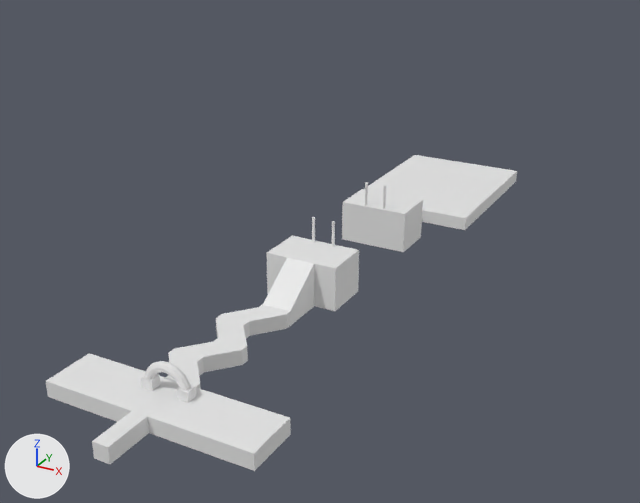
An edit to the glTF model shadowland.glb, drawn before and after from the same camera.
The view is the same before and after, from a 50 mm camera at (52.3, -52.5, 51.9) aimed at (-7.3, 55.9, -2.3). The lights are fixed; the arrows at lower left show +X, +Y and +Z. Where no turn or scale is listed for an object, it has been applied to the vertices.
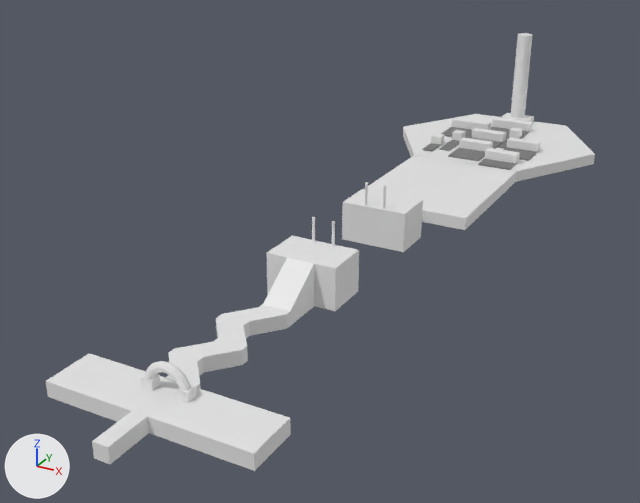
Changed parts and their boxes (x1, y1, x2, y2) in the pictures (640 x 503 px):
'Cylinder.004', added: after (403, 114, 595, 182)
'Cylinder.005', added: after (511, 33, 532, 118)
'Cube.012', added: after (485, 148, 520, 163)
'Cube.017', added: after (492, 117, 532, 131)
'Cube.023', added: after (507, 137, 541, 153)
'Cube.016', added: after (452, 117, 491, 130)
'Cube.022', added: after (472, 128, 506, 142)
'Cube.019', added: after (459, 137, 493, 151)
'Cube.010', added: after (448, 148, 485, 161)
'Cube.018', added: after (478, 159, 517, 170)
'Cube.011', added: after (504, 147, 537, 161)
'Cube.024', added: after (441, 127, 472, 138)
'Cube.009', added: after (431, 133, 445, 145)
'Cube.008', added: after (501, 113, 534, 123)
'Cube.026', added: after (491, 127, 530, 140)
'Cube.021', added: after (439, 140, 459, 151)
'Cube.015', added: after (509, 128, 522, 138)
'Cube.014', added: after (452, 130, 466, 141)
'Cube.020', added: after (423, 143, 442, 152)
'Cube.013', added: after (471, 137, 504, 149)
'Cube.025', added: after (498, 140, 507, 149)

The change, as a list of edits to the scene's bpy script:
```text
Add ob_cube_026:
    ob_cube_026 = bpy.data.objects.new('Cube.026', me_cube_026)  # a box spanning x -3.92..3.92, y -4.37..4.37, z -0.15..0.15; in mat_shadow (grey #757575)
    ob_cube_026.location = (0.7, 119.7, 1.1)
Add ob_cube_025:
    ob_cube_025 = bpy.data.objects.new('Cube.025', me_cube_025)  # a box spanning x -1.0..1.0, y -3.58..3.58, z -0.15..0.15; in mat_shadow (grey #757575)
    ob_cube_025.location = (3.3, 113.8, 1.1)
Add ob_cube_024:
    ob_cube_024 = bpy.data.objects.new('Cube.024', me_cube_024)  # a box spanning x -3.92..3.92, y -3.38..3.38, z -0.15..0.15; in mat_shadow (grey #757575)
    ob_cube_024.location = (-6.7, 116.0, 1.1)
Add ob_cube_023:
    ob_cube_023 = bpy.data.objects.new('Cube.023', me_cube_023)  # a box spanning x -3.0..3.0, y -1.0..1.0, z -1.0..1.0
    ob_cube_023.location = (7.0, 111.2, 1.8)
Add ob_cube_022:
    ob_cube_022 = bpy.data.objects.new('Cube.022', me_cube_022)  # a box spanning x -3.22..3.22, y -1.0..1.0, z -1.0..1.0
    ob_cube_022.location = (-1.0, 114.3, 1.8)
Add ob_cube_021:
    ob_cube_021 = bpy.data.objects.new('Cube.021', me_cube_021)  # a box spanning x -1.0..1.0, y -3.5..3.5, z -0.15..0.15; in mat_shadow (grey #757575)
    ob_cube_021.location = (-6.1, 106.9, 1.1)
Add ob_cube_020:
    ob_cube_020 = bpy.data.objects.new('Cube.020', me_cube_020)  # a box spanning x -1.0..1.0, y -2.43..2.43, z -0.15..0.15; in mat_shadow (grey #757575)
    ob_cube_020.location = (-8.8, 104.0, 1.2)
Add ob_cube_019:
    ob_cube_019 = bpy.data.objects.new('Cube.019', me_cube_023.copy())
    ob_cube_019.location = (-1.0, 106.7, 1.8)
Add ob_cube_018:
    ob_cube_018 = bpy.data.objects.new('Cube.018', me_cube_018)  # a box spanning x -3.0..3.0, y -2.19..2.19, z -0.15..0.15; in mat_shadow (grey #757575)
    ob_cube_018.location = (5.7, 100.2, 1.1)
Add ob_cube_017:
    ob_cube_017 = bpy.data.objects.new('Cube.017', me_cube_017)  # a box spanning x -3.92..3.92, y -1.0..1.0, z -1.0..1.0
    ob_cube_017.location = (0.7, 124.2, 1.8)
Add ob_cube_016:
    ob_cube_016 = bpy.data.objects.new('Cube.016', me_cube_017.copy())
    ob_cube_016.location = (-6.7, 119.9, 1.8)
Add ob_cube_015:
    ob_cube_015 = bpy.data.objects.new('Cube.015', me_cube_001.copy())  # the mesh of ob_cube
    ob_cube_015.location = (3.3, 118.2, 1.8)
Add ob_cube_014:
    ob_cube_014 = bpy.data.objects.new('Cube.014', me_cube_001.copy())  # the mesh of ob_cube
    ob_cube_014.location = (-6.1, 111.2, 1.8)
Add ob_cube_013:
    ob_cube_013 = bpy.data.objects.new('Cube.013', me_cube_013)  # a box spanning x -3.22..3.22, y -3.25..3.25, z -0.15..0.15; in mat_shadow (grey #757575)
    ob_cube_013.location = (-1.0, 110.7, 1.2)
Add ob_cube_012:
    ob_cube_012 = bpy.data.objects.new('Cube.012', me_cube_012)  # a box spanning x -3.0..3.0, y -1.0..1.0, z -1.0..1.0; in mat_white (white #e7e7e7)
    ob_cube_012.location = (5.7, 102.5, 1.8)
Add ob_cube_011:
    ob_cube_011 = bpy.data.objects.new('Cube.011', me_cube_011)  # a box spanning x -3.0..3.0, y -3.16..3.16, z -0.15..0.15; in mat_shadow (grey #757575)
    ob_cube_011.location = (7.0, 108.0, 1.2)
Add ob_cube_010:
    ob_cube_010 = bpy.data.objects.new('Cube.010', me_cube_010)  # a box spanning x -3.0..3.0, y -3.08..3.08, z -0.15..0.15; in mat_shadow (grey #757575)
    ob_cube_010.location = (-1.0, 103.1, 1.1)
Add ob_cube_009:
    ob_cube_009 = bpy.data.objects.new('Cube.009', me_cube_001.copy())  # the mesh of ob_cube
    ob_cube_009.location = (-8.8, 106.7, 1.8)
Add ob_cube_008:
    ob_cube_008 = bpy.data.objects.new('Cube.008', me_cube_008)  # a box spanning x -3.0..3.0, y -2.0..2.0, z -1.0..1.0
    ob_cube_008.location = (0.0, 130.0, 1.2)
Add ob_cylinder_005:
    ob_cylinder_005 = bpy.data.objects.new('Cylinder.005', me_cylinder_006)  # a 16-sided cylinder along z spanning x -1.5..1.5, y -1.5..1.5, z -10.0..10.0
    ob_cylinder_005.location = (0.0, 130.1, 9.5)
Add ob_cylinder_004:
    ob_cylinder_004 = bpy.data.objects.new('Cylinder.004', me_cylinder_005)  # a 6-sided cylinder along z spanning x -19.9..19.9, y -17.2..17.2, z -1.0..1.0
    ob_cylinder_004.location = (0.0, 115.1, 0.0)
```
